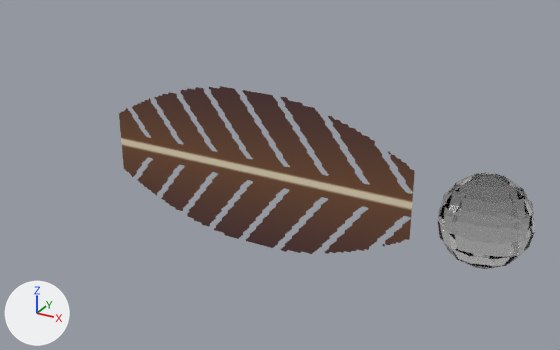
The glTF model test/visual/assets/card.glb, before and after one commit.
One viewpoint serves both versions: a 50 mm lens placed at (2.199, -3.662, 1.833), pointed at (0.138, 0.084, -0.04). Every picture has the same lights, and +X, +Y and +Z are marked at lower left. The picture after the commit comes second. Where no turn or scale is listed for an object, it has been applied to the vertices.

Before the edit, the objects in view are built like this:
```python
me_mesh_0 = bpy.data.meshes.new('Mesh_0')
me_mesh_0.from_pydata(...)  # 4 vertices, 2 faces; spans x -1.0..1.0, y 0.0, z -0.5..0.5
me_mesh_0.materials.append(mat_material_0)
me_mesh_1 = bpy.data.meshes.new('Mesh_1')
me_mesh_1.from_pydata(...)  # 105 vertices, 180 faces; spans x -0.25..0.25, y -0.25..0.25, z -0.25..0.25
me_mesh_1.materials.append(mat_material_1)  # white #ffffff
ob_bead = bpy.data.objects.new('Bead', me_mesh_1)
ob_bead.location = (1.4, 0.0, 0.0)
ob_card = bpy.data.objects.new('Card', me_mesh_0)
ob_card.location = (0.0, 0.0, 0.0)
```
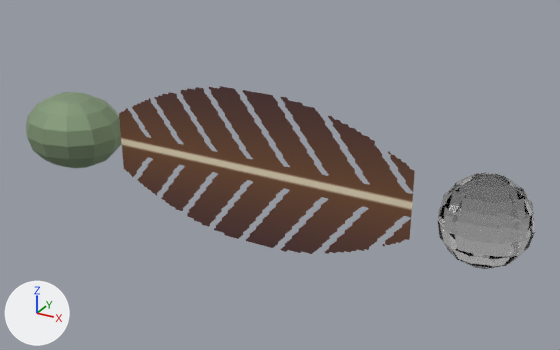
Location of each change, (x1, y1, x2, y2) in pixels of the pictures (560 x 350 px):
```json
{"object": "Pebble", "change": "added", "after": [26, 92, 122, 168]}
```

Scene script edits in JSON lines:
```json
{"op": "add", "block": "mat_material_2", "code": ["mat_material_2 = principled_material('Material_2')", "mat_material_2.base_color = (0.35, 0.45, 0.3)  # greyish green #a0b395", "mat_material_2.metallic = 1.0", "mat_material_2.roughness = 0.8"]}
{"op": "add", "block": "me_mesh_2", "code": ["me_mesh_2 = bpy.data.meshes.new('Mesh_2')", "me_mesh_2.from_pydata(...)  # 105 vertices, 180 faces; spans x -0.35..0.35, y -0.3..0.3, z -0.25..0.25", "me_mesh_2.materials.append(mat_material_2)  # greyish green #a0b395"]}
{"op": "add", "block": "ob_pebble", "code": ["ob_pebble = bpy.data.objects.new('Pebble', me_mesh_2)", "ob_pebble.location = (-1.4, 0.0, 0.0)"]}
```
